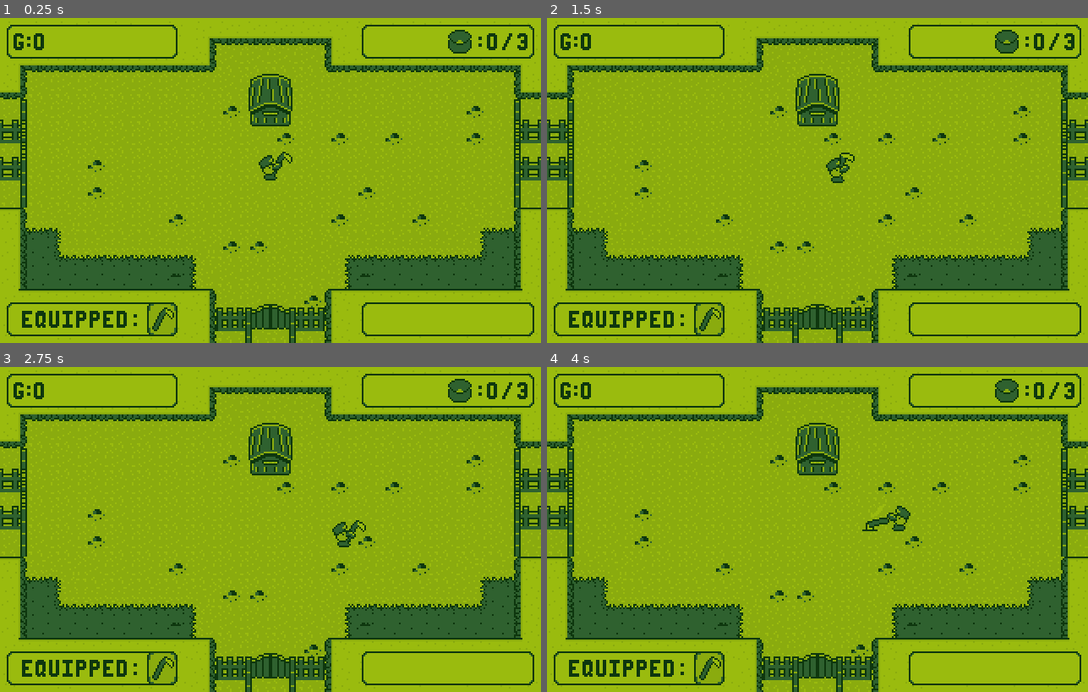
Above: before the commit, frames 1-4 (two rows, left to right).
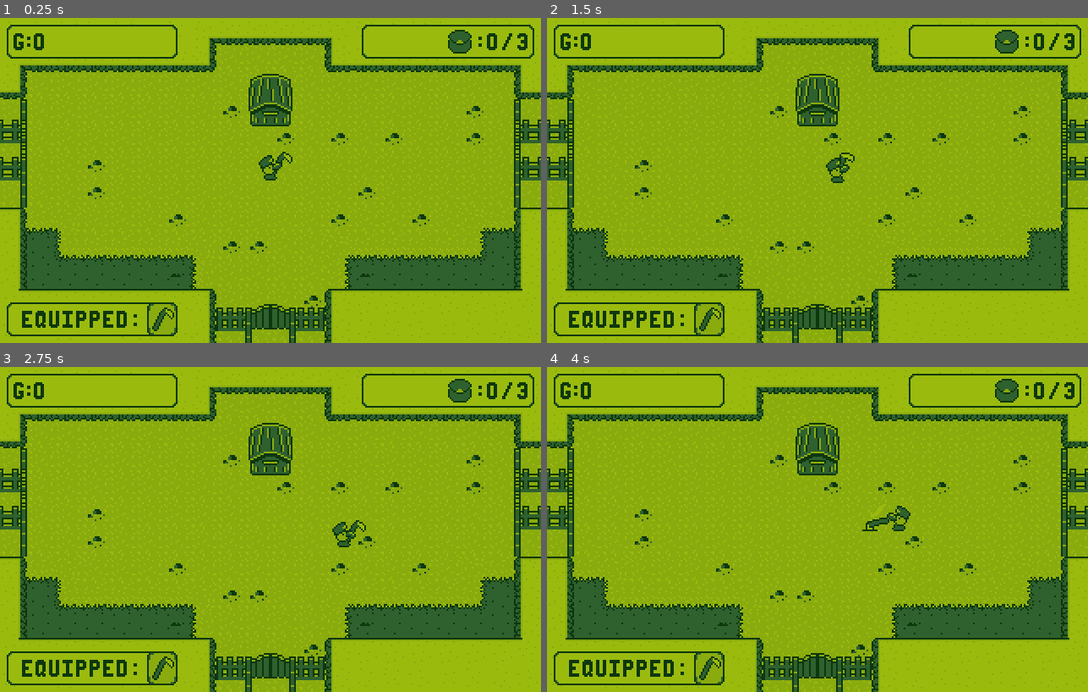
Above: after the commit, the same moments.

Repository: MrPiedPiper/LD46
Game: Godot game, scene res://scenes/main/Main.tscn
The game is run twice, just before and just after one commit, with the same random seed, the same clock (stepped at 60 frames per second) and the same inputs. The project has no main scene, so this scene is started directly.
Inputs (mouse positions are in pixels of both pictures, inside the frame that each line leads up to):
- Up to frame 1 (0.25 s): no input
- Up to frame 2 (1.5 s): tap Enter at 0.5 s; move the mouse to (936, 164) at 0.52 s; hold Right (ui_right) 0.53-1.28 s; right-click (936, 164) at 0.6 s; click (936, 164) at 0.67 s; move the mouse to (709, 196) at 1.27 s; hold Down (ui_down) from 1.28 s (still down); click (709, 196) at 1.35 s
- Up to frame 3 (2.75 s): right-click (162, 545) at 1.55 s; move the mouse to (324, 458) at 2.02 s; release Down (ui_down) at 2.03 s; hold Right (ui_right) from 2.03 s (still down); right-click (324, 458) at 2.1 s
- Up to frame 4 (4 s): move the mouse to (790, 594) at 2.77 s; release Right (ui_right) at 2.78 s; hold Up (ui_up) 2.78-3.53 s; right-click (790, 594) at 2.85 s; click (790, 594) at 2.92 s; move the mouse to (979, 578) at 3.52 s; hold Left (ui_left) from 3.53 s (still down); click (979, 578) at 3.6 s; right-click (979, 578) at 3.8 s

The runs differ from the first frame. In frame 1, 0.4% of the frame differs, in the area x 66-99%, y 87-98%; in frame 2, 0.4%; in frame 3, 0.4%; in frame 4, 0.4%.

Commit message:
Add full fence/gate functionality and message box functionality

Diff:
--- a/Player.gd
+++ b/Player.gd
@@ -5,6 +5,8 @@
 signal got_item
 signal swung_tool
 signal scrolled_inventory
+signal interact_gate
+signal is_touching_fence
 
 var velocity = Vector2.ZERO
 
@@ -68,7 +70,7 @@
 			emit_signal("scrolled_inventory",inventory_list[0])
 		if !touching_list_fences.empty():
 			var closest_fence = return_closest_touching(touching_list_fences)
-			closest_fence.open_gate()
+			emit_signal("interact_gate",closest_fence)
 
 		if !touching_list_crops.empty() and sellable_list.size() < sellable_size:
 			#Get the closest crop
@@ -201,6 +203,7 @@
 	if area.owner.is_in_group("fence"):
 		#Add it to the list
 		touching_list_fences.append(area)
+		emit_signal("is_touching_fence",true)
 	#If the owner of the area touched is in the "crop" group
 	if area.owner.is_in_group("crop"):
 		#Add it to the list
@@ -218,7 +221,8 @@
 	#If the owner of the area touched area's owner is null (due to being deleted) or is in the "bin" group
 	if area.owner == null or area.owner.is_in_group("fence"):
 		#Remove it from the list
-		touching_list_crops.erase(area)
+		touching_list_fences.erase(area)
+		emit_signal("is_touching_fence",false)
 	#If the owner of the area touched area's owner is null (due to being deleted) or is in the "crop" group
 	if area.owner == null or area.owner.is_in_group("crop"):
 		#Remove it from the list
--- a/scenes/Fences/FenceY.tscn
+++ b/scenes/Fences/FenceY.tscn
@@ -10,10 +10,11 @@
 extents = Vector2( 9, 17 )
 
 [sub_resource type="RectangleShape2D" id=3]
-extents = Vector2( 32, 24 )
+extents = Vector2( 32, 32 )
 
 [node name="FenceY" type="Node2D" groups=[
 "fence",
+"message",
 ]]
 script = ExtResource( 2 )
 
--- a/scenes/main/Main.gd
+++ b/scenes/main/Main.gd
@@ -11,6 +11,8 @@
 export var farmland:PackedScene
 
 var score = 0
+var unlocked_gates_count = 0
+var gate_prices = [100,200,400,700,1000,1500,2000]
 
 var camera_dimensions = Vector2(160,96)
 onready var camera_official_position = camera.position
@@ -60,3 +62,21 @@
 
 func _on_Player_scrolled_inventory(item):
 	ui_play.set_equipped(item.item_icon)
+
+func _on_Player_unlocked_gate():
+	unlocked_gates_count += 1
+	ui_play.display_gate_message(unlocked_gates_count)
+
+func _on_Player_is_touching_fence(is_touching_fence):
+	if is_touching_fence:
+		ui_play.display_gate_message(unlocked_gates_count)
+		ui_play.show_message()
+	else:
+		ui_play.hide_message()
+
+func _on_Player_interact_gate(gate):
+	if score >= gate_prices[unlocked_gates_count]:
+		score -= gate_prices[unlocked_gates_count]
+		ui_play.set_score(score)
+		unlocked_gates_count += 1
+		gate.open_gate()
--- a/scenes/main/Main.tscn
+++ b/scenes/main/Main.tscn
@@ -573,6 +573,9 @@
 
 [node name="Main" type="Node2D"]
 script = ExtResource( 5 )
+__meta__ = {
+"_edit_lock_": true
+}
 farmland = ExtResource( 3 )
 
 [node name="TileMap2" type="TileMap" parent="."]
@@ -633,5 +636,7 @@
 [connection signal="deposited_in_bin" from="YSort/Player" to="." method="_on_Player_deposited_in_bin"]
 [connection signal="got_item" from="YSort/Player" to="." method="_on_Player_got_item"]
 [connection signal="got_score" from="YSort/Player" to="." method="_on_Player_got_score"]
+[connection signal="interact_gate" from="YSort/Player" to="." method="_on_Player_interact_gate"]
+[connection signal="is_touching_fence" from="YSort/Player" to="." method="_on_Player_is_touching_fence"]
 [connection signal="scrolled_inventory" from="YSort/Player" to="." method="_on_Player_scrolled_inventory"]
 [connection signal="swung_tool" from="YSort/Player" to="." method="_on_Player_swung_tool"]
--- a/scenes/ui/play_ui/Play_UI.gd
+++ b/scenes/ui/play_ui/Play_UI.gd
@@ -5,8 +5,11 @@
 onready var score_count_parent = $CanvasLayer/MarginContainer3/VBoxContainer/HBoxContainer/MarginContainer/MarginContainer/HBoxContainer2/ScoreCountHBoxContainer
 onready var equipped_texture_rect = $CanvasLayer/MarginContainer3/VBoxContainer/HBoxContainer2/MarginContainer2/MarginContainer2/InventoryHBoxContainer/CenterContainer/EquippedScaleParent/EquippedTextureRect
 onready var animation_player = $AnimationPlayer
+onready var message_box = $CanvasLayer/MarginContainer3/VBoxContainer/HBoxContainer2/MarginContainer/Control/MarginContainer/TextureRect
+onready var message_box_hider = $CanvasLayer/MarginContainer3/VBoxContainer/HBoxContainer2/MarginContainer/Control
 
 export var number_texture:Texture
+export(Array,Texture) var gate_price_array
 
 var number_dict = {}
 
@@ -43,3 +46,16 @@
 	animation_player.stop(true)
 	animation_player.play("scroll_inventory")
 	equipped_texture_rect.texture=new_texture
+
+func display_gate_message(message_number):
+	print(str("showing number",message_number))
+	display_message(gate_price_array[message_number])
+
+func display_message(new_message):
+	message_box.texture = new_message
+
+func hide_message():
+	message_box_hider.visible = false
+
+func show_message():
+	message_box_hider.visible = true
--- a/scenes/ui/play_ui/Play_UI.tscn
+++ b/scenes/ui/play_ui/Play_UI.tscn
@@ -9,6 +9,13 @@
 [ext_resource path="res://scenes/ui/play_ui/numbers.png" type="Texture" id=7]
 [ext_resource path="res://scenes/ui/play_ui/equipped_text.png" type="Texture" id=8]
 [ext_resource path="res://scenes/ui/play_ui/frame.png" type="Texture" id=9]
+[ext_resource path="res://scenes/ui/play_ui/gate_1.png" type="Texture" id=10]
+[ext_resource path="res://scenes/ui/play_ui/gate_3.png" type="Texture" id=11]
+[ext_resource path="res://scenes/ui/play_ui/gate_2.png" type="Texture" id=12]
+[ext_resource path="res://scenes/ui/play_ui/gate_5.png" type="Texture" id=13]
+[ext_resource path="res://scenes/ui/play_ui/gate_7.png" type="Texture" id=14]
+[ext_resource path="res://scenes/ui/play_ui/gate_6.png" type="Texture" id=15]
+[ext_resource path="res://scenes/ui/play_ui/gate_4.png" type="Texture" id=16]
 
 [sub_resource type="AtlasTexture" id=1]
 atlas = ExtResource( 7 )
@@ -43,6 +50,7 @@
 "_edit_use_anchors_": false
 }
 number_texture = ExtResource( 7 )
+gate_price_array = [ ExtResource( 10 ), ExtResource( 12 ), ExtResource( 11 ), ExtResource( 16 ), ExtResource( 13 ), ExtResource( 15 ), ExtResource( 14 ) ]
 
 [node name="CanvasLayer" type="CanvasLayer" parent="."]
 
@@ -338,7 +346,12 @@
 "_edit_use_anchors_": false
 }
 
-[node name="NinePatchRect" type="NinePatchRect" parent="CanvasLayer/MarginContainer3/VBoxContainer/HBoxContainer2/MarginContainer"]
+[node name="Control" type="Control" parent="CanvasLayer/MarginContainer3/VBoxContainer/HBoxContainer2/MarginContainer"]
+visible = false
+margin_right = 102.0
+margin_bottom = 20.0
+
+[node name="NinePatchRect" type="NinePatchRect" parent="CanvasLayer/MarginContainer3/VBoxContainer/HBoxContainer2/MarginContainer/Control"]
 margin_right = 102.0
 margin_bottom = 20.0
 texture = ExtResource( 1 )
@@ -353,7 +366,7 @@
 "_edit_use_anchors_": false
 }
 
-[node name="MarginContainer" type="MarginContainer" parent="CanvasLayer/MarginContainer3/VBoxContainer/HBoxContainer2/MarginContainer"]
+[node name="MarginContainer" type="MarginContainer" parent="CanvasLayer/MarginContainer3/VBoxContainer/HBoxContainer2/MarginContainer/Control"]
 margin_right = 102.0
 margin_bottom = 20.0
 custom_constants/margin_right = 4
@@ -361,13 +374,12 @@
 custom_constants/margin_left = 4
 custom_constants/margin_bottom = 2
 
-[node name="HBoxContainer2" type="HBoxContainer" parent="CanvasLayer/MarginContainer3/VBoxContainer/HBoxContainer2/MarginContainer/MarginContainer"]
-margin_left = 4.0
-margin_top = 2.0
+[node name="TextureRect" type="TextureRect" parent="CanvasLayer/MarginContainer3/VBoxContainer/HBoxContainer2/MarginContainer/Control/MarginContainer"]
+margin_left = 4.0
+margin_top = 10.0
 margin_right = 98.0
-margin_bottom = 18.0
-size_flags_horizontal = 3
-custom_constants/separation = 0
+margin_bottom = 10.0
+size_flags_vertical = 4
 
 [node name="AnimationPlayer" type="AnimationPlayer" parent="."]
 anims/scroll_inventory = SubResource( 2 )
Not shown: 1 places in scenes/ui/play_ui/Play_UI.tscn that only renumber resources
Binary file added: scenes/ui/play_ui/gate_1.aseprite
Binary file added: scenes/ui/play_ui/gate_1.png
Not shown, added: scenes/ui/play_ui/gate_1.png.import
Binary file added: scenes/ui/play_ui/gate_2.aseprite
Binary file added: scenes/ui/play_ui/gate_2.png
Not shown, added: scenes/ui/play_ui/gate_2.png.import
Binary file added: scenes/ui/play_ui/gate_3.aseprite
Binary file added: scenes/ui/play_ui/gate_3.png
Not shown, added: scenes/ui/play_ui/gate_3.png.import
Binary file added: scenes/ui/play_ui/gate_4.aseprite
Binary file added: scenes/ui/play_ui/gate_4.png
(and 10 more such lines)
